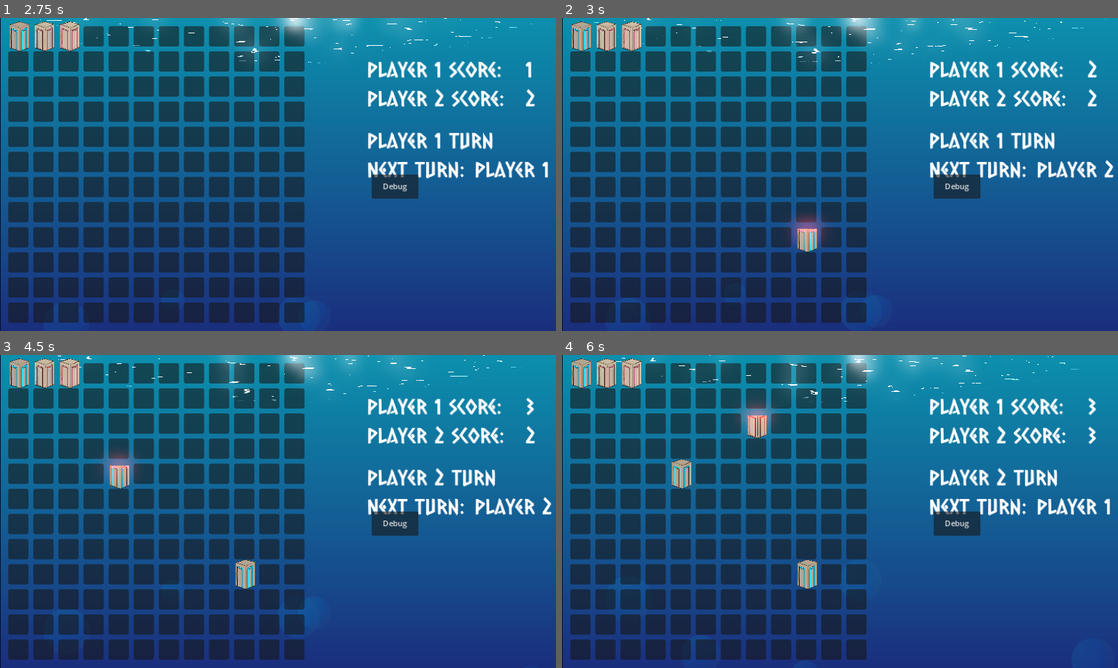
Above: before the commit, frames 1-4 (two rows, left to right).
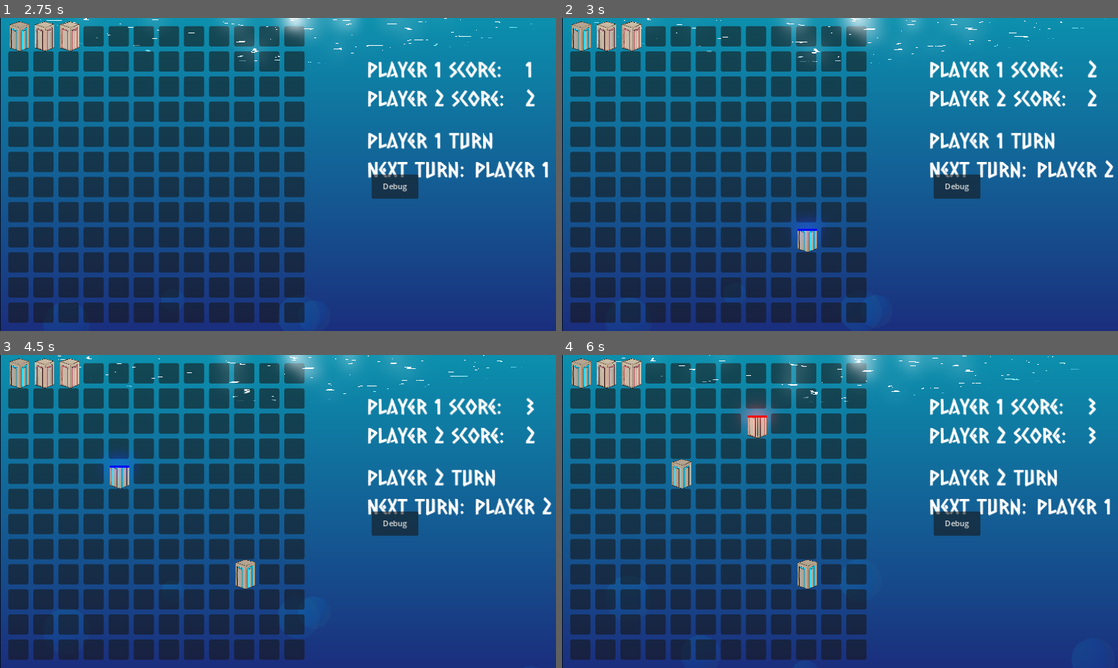
Above: after the commit, the same moments.

Repository: BeadsInCheese/CellularBubbleState
Game: Godot game, scene res://MainGame.tscn
Two runs of this game, one before a commit and one after it. Both use one fixed random seed, a clock stepped at 60 frames per second and the inputs below. This scene is started directly instead of the project's main scene.
Inputs (mouse positions are in pixels of both pictures, inside the frame that each line leads up to):
- Up to frame 1 (2.75 s): click (16, 36) at 0.52 s; click (44, 36) at 1.27 s; click (66, 36) at 2.02 s
- Up to frame 2 (3 s): move the mouse to (812, 237) at 2.77 s; hold M from 2.78 s (still down); click (812, 237) at 2.92 s
- Up to frame 3 (4.5 s): release M at 3.5 s; drag from (444, 558) to (250, 574) at 3.52 s; move the mouse to (111, 464) at 4.27 s; hold M from 4.28 s (still down); click (111, 464) at 4.42 s
- Up to frame 4 (6 s): release M at 5 s; drag from (867, 511) to (673, 464) at 5.02 s; move the mouse to (756, 433) at 5.77 s; hold M from 5.78 s (still down); click (756, 433) at 5.92 s

Frame 1 is identical in both runs. In frame 2, 0.4% of the frame differs, in the area x 41-48%, y 62-73%; in frame 3, 0.4%; in frame 4, less than 0.1%.

Commit message:
colored token spawn

Diff:
--- a/gamejam2025/Bubble.tscn
+++ b/gamejam2025/Bubble.tscn
@@ -8,6 +8,7 @@
 resource_local_to_scene = true
 shader = ExtResource("2_5ncrq")
 shader_parameter/treshold = 1.0
+shader_parameter/color = null
 
 [sub_resource type="Gradient" id="Gradient_wi3sw"]
 colors = PackedColorArray(1, 1, 1, 1, 1, 1, 1, 1)
--- a/gamejam2025/Token.gdshader
+++ b/gamejam2025/Token.gdshader
@@ -4,6 +4,7 @@
 	// Called for every vertex the material is visible on.
 }
 uniform float treshold=1;
+uniform vec3 color;
 void fragment() {
 	// Called for every pixel the material is visible on.
 	if(UV.y<treshold){
@@ -11,7 +12,9 @@
 	}
 
 	float mult=smoothstep(treshold+0.1,treshold,UV.y)*10.;
-	COLOR.r=max(mult,COLOR.r);
+	if(mult>3.){
+		COLOR=vec4(color*mult,COLOR.a);
+	}
 }
 
 //void light() {
--- a/gamejam2025/bubble.gd
+++ b/gamejam2025/bubble.gd
@@ -18,19 +18,23 @@
 	$Button.visible=false
 
 	if type == 1:
+		$BubbleGfx.material.set_shader_parameter("color",Vector3(0,0,1))
 		$BubbleGfx.set_texture(load("res://resources/pillar_player1.png"))
 		$BubbleGfx.scale=Vector2(0.08,0.08)
 		appear()
 	elif type == 3:
+		$BubbleGfx.material.set_shader_parameter("color",Vector3(1,0,0))
 		$BubbleGfx.set_texture(load("res://resources/pillar_player2.png"))
 		$BubbleGfx.scale=Vector2(0.08,0.08)
 		appear()
 	elif type == 2:
+		$BubbleGfx.material.set_shader_parameter("color",Vector3(0,0,1))
 		print("type2 ")
 		$BubbleGfx.set_texture(load("res://resources/bubble03b.png"))
 		$BubbleGfx.scale=Vector2(0.2,0.2)
 		appear()
 	elif type == 4:
+		$BubbleGfx.material.set_shader_parameter("color",Vector3(1,0,0))
 		$BubbleGfx.set_texture(load("res://resources/bubble03b_2.png"))
 		$BubbleGfx.scale=Vector2(0.2,0.2)
 		appear()
Not shown: 1 places in gamejam2025/MainGame.tscn that only renumber resources
Not shown: 1 places in gamejam2025/sidebar.tscn that only renumber resources
